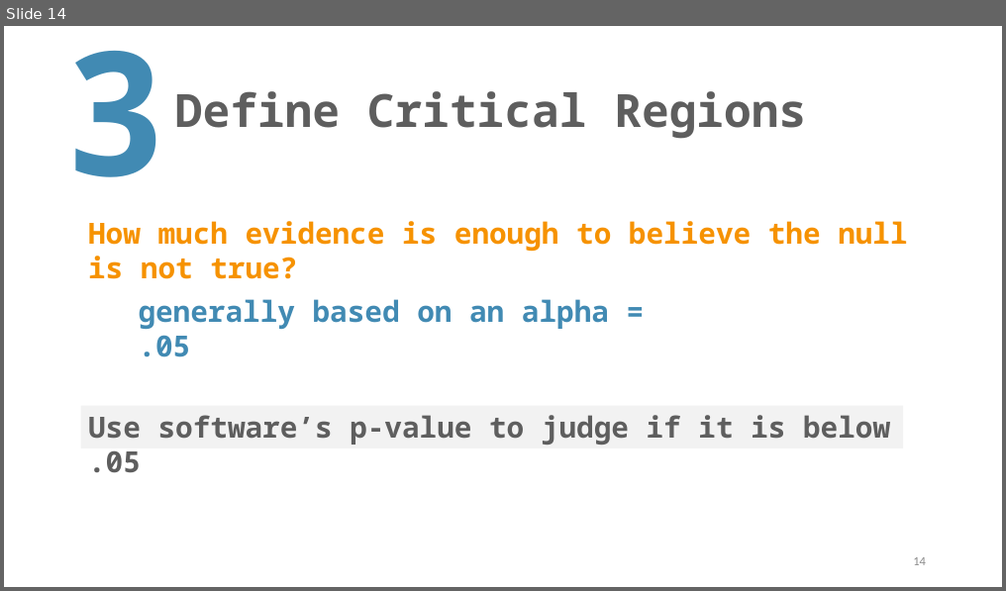
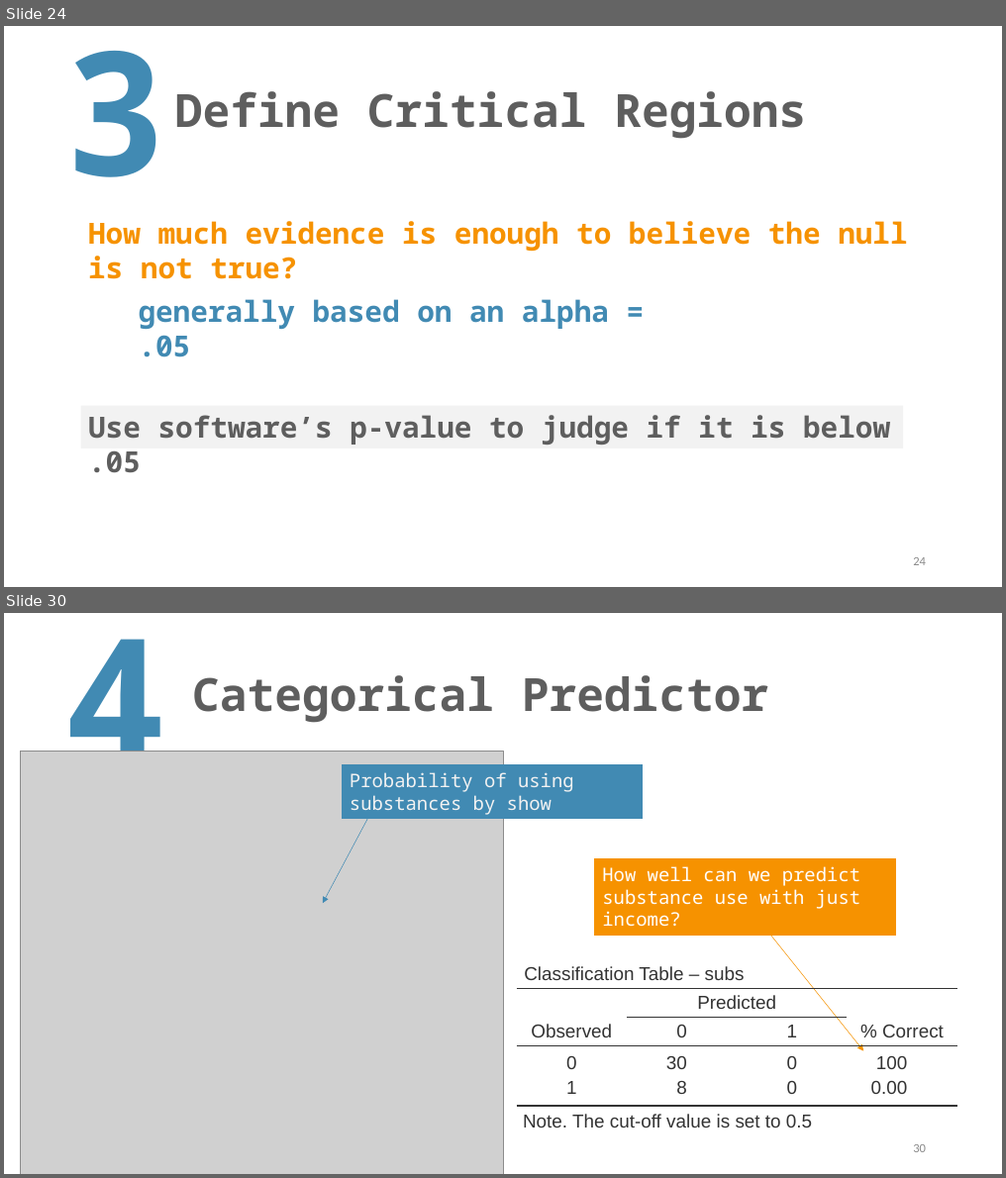
Before and after one commit to TysonStanley/EDU-6050, a slide deck: Slides/11_EDUC_6050_2018.pptx. Shown one above the other, each under a label of ours: slide 14 before the commit, slides 24 and 30 after it; the slides between them are not shown. The pictures are 1006x591 and 1006x1178 pixels, drawn with LibreOffice and Linux fonts; fonts in the diff are those of the drawing; grey boxes stand for pictures. Boxes give left, top, right and bottom in pixels: in the first picture for what was removed or moved away, otherwise in the second. Text is boxed around its words. In the diff, an @@ line names an element or a change of style, - is before the commit and + after.

```diff
--- a/Slides/11_EDUC_6050_2018.pptx
+++ b/Slides/11_EDUC_6050_2018.pptx
@@ slide 30 added at (x1=4, y1=613, x2=1002, y2=1174), background #FFFFFF @@
@@ text added at (x1=64, y1=613, x2=168, y2=752), 166 pt, text #418AB3, bold @@
+4
@@ title added at (x1=192, y1=675, x2=768, y2=723), 44 pt, text #5E5E5E, bold @@
+Categorical Predictor
@@ picture added at (x1=21, y1=752, x2=504, y2=1174) @@
@@ rectangle added at (x1=343, y1=765, x2=643, y2=819), fill #418AB3, outline #418AB3 0.75 pt, 18 pt, text #F2F2F2 @@
+Probability of using substances by show
@@ arrow added from (371, 814) to (323, 903), #418AB3 0.5 pt @@
@@ rectangle added at (x1=595, y1=860, x2=896, y2=935), fill #F69200, outline #F69200 0.75 pt, 18 pt, text #FFFFFF @@
+How well can we predict substance use with just income?
@@ arrow added from (770, 935) to (863, 1052), #F69200 0.5 pt @@
@@ table added at (x1=517, y1=959, x2=960, y2=1160), 7 rows, 8 columns @@
+Classification Table – subs |  |  |  |  |  |  | 
+ |  | Predicted |  |  |  |  | 
+Observed |  | 0 |  | 1 |  | % Correct | 
+0 |  | 30 |  | 0 |  | 100 | 
+1 |  | 8 |  | 0 |  | 0.00 | 
+Note. The cut-off value is set to 0.5 |  |  |  |  |  |  | 
+ |  |  |  |  |  |  | 
@@ page number added at (x1=913, y1=1145, x2=926, y2=1153), 12 pt, text #8C8C8C @@
+30
@@ what was slide 14 is now slide 24 @@
@@ page number at (x1=913, y1=558, x2=926, y2=566): text changed @@
-14
+24
```
Also in this commit, not shown: 11 slides changed, 36 other slides added, 8 slides removed, 3 other files.
